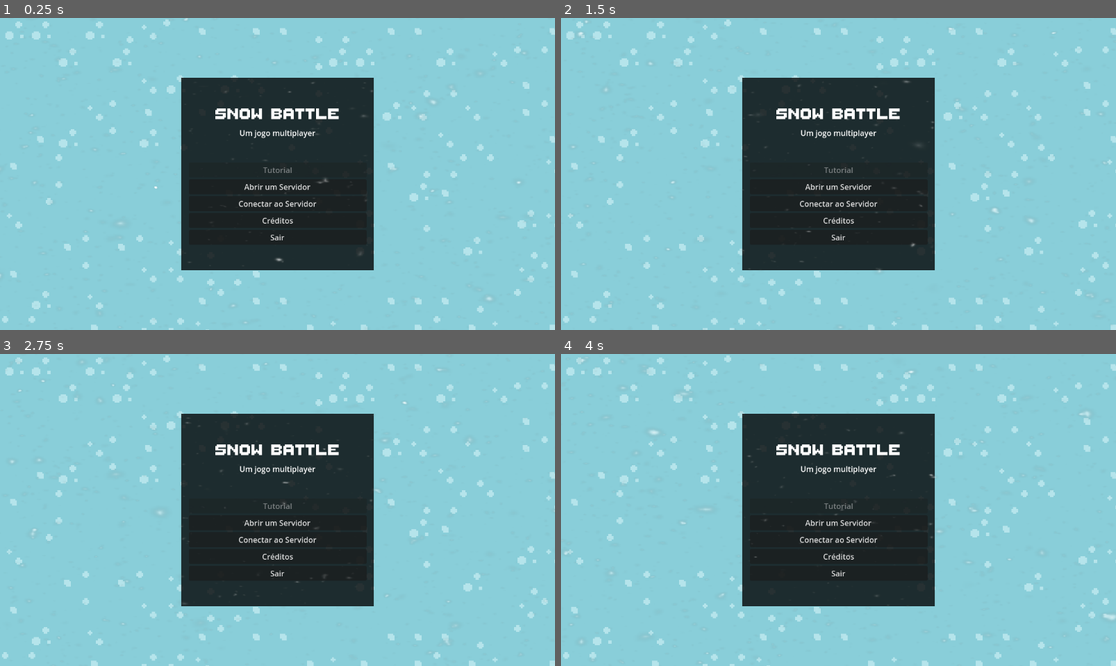
Above: before the commit, frames 1-4 (two rows, left to right).
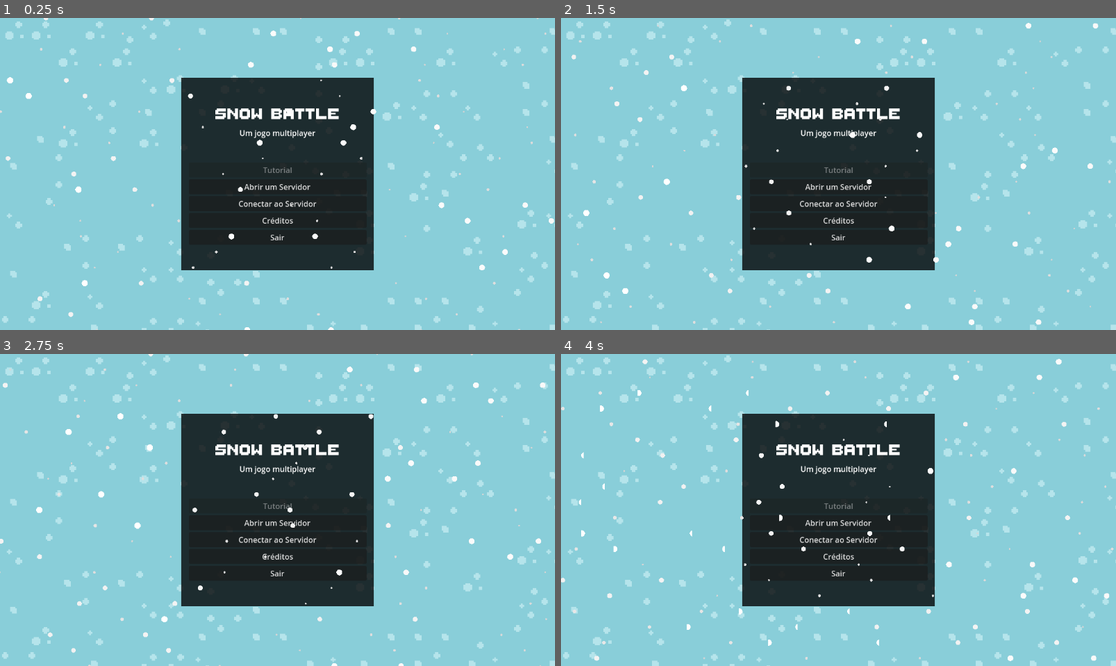
Above: after the commit, the same moments.

Repository: EduardaNunes/Godot-2D-Multiplayer
Game: Godot game, scene res://High_Level_Multiplayer/Scenes/Menu.tscn
Two runs of this game, one before a commit and one after it. Both use one fixed random seed, a clock stepped at 60 frames per second and the inputs below.
Inputs (mouse positions are in pixels of both pictures, inside the frame that each line leads up to):
- Up to frame 1 (0.25 s): no input
- Up to frame 2 (1.5 s): move the mouse to (960, 158) at 0.52 s; hold Right (move_right) 0.53-1.28 s; tap Space (shoot) at 0.6, 1.35 s; move the mouse to (727, 189) at 1.27 s; hold Down (move_down) from 1.28 s (still down)
- Up to frame 3 (2.75 s): move the mouse to (333, 441) at 2.02 s; release Down (move_down) at 2.03 s; hold Right (move_right) from 2.03 s (still down); tap Space (shoot) at 2.1 s
- Up to frame 4 (4 s): move the mouse to (810, 572) at 2.77 s; release Right (move_right) at 2.78 s; hold Up (move_up) 2.78-3.53 s; tap Space (shoot) at 2.85, 3.6 s; move the mouse to (1005, 556) at 3.52 s; hold Left (move_left) from 3.53 s (still down)

The runs differ from the first frame. In frame 1, 0.8% of the frame differs, in the area x 0-100%, y 0-100%; in frame 2, 0.9%; in frame 3, 1.0%; in frame 4, 1.1%, in the area x 0-100%, y 1-100%.

Commit message:
transfer shaders node to new scene + add shaders scene to menus and game trees

Diff:
--- a/High_Level_Multiplayer/Scenes/Credits.tscn
+++ b/High_Level_Multiplayer/Scenes/Credits.tscn
@@ -1,11 +1,11 @@
-[gd_scene load_steps=12 format=4 uid="uid://cg1pbh1isv2f1"]
+[gd_scene load_steps=11 format=4 uid="uid://cg1pbh1isv2f1"]
 
 [ext_resource type="Script" uid="uid://bfwqukmvrsx8m" path="res://High_Level_Multiplayer/Scripts/credits.gd" id="1_dr178"]
 [ext_resource type="Texture2D" uid="uid://rot5773rb54" path="res://High_Level_Multiplayer/Assets/Tileset/spr_tileset_sunnysideworld_16px.png" id="2_luaiw"]
 [ext_resource type="Texture2D" uid="uid://bn5a5lfy5ucdh" path="res://High_Level_Multiplayer/Assets/Tileset/spr_tileset_sunnysideworld_16px_winter_edition.png" id="3_x5suk"]
 [ext_resource type="Texture2D" uid="uid://kkh8fi3mbhwo" path="res://High_Level_Multiplayer/Assets/Sprites/white_block.png" id="4_oyqm0"]
 [ext_resource type="FontFile" uid="uid://brgd3gf6diskh" path="res://High_Level_Multiplayer/Assets/Fonts/ThaleahFat.ttf" id="5_b20xe"]
-[ext_resource type="Shader" uid="uid://cd6b1qpts5lo8" path="res://High_Level_Multiplayer/Shaders/Snow_Shader.gdshader" id="6_luaiw"]
+[ext_resource type="PackedScene" uid="uid://dkonumsfg3hbq" path="res://High_Level_Multiplayer/Scenes/Shaders.tscn" id="6_luaiw"]
 
 [sub_resource type="TileSetAtlasSource" id="TileSetAtlasSource_6ypdf"]
 texture = ExtResource("2_luaiw")
@@ -1812,16 +1812,6 @@
 texture_margin_right = 10.0
 texture_margin_bottom = 10.0
 
-[sub_resource type="ShaderMaterial" id="ShaderMaterial_x5suk"]
-shader = ExtResource("6_luaiw")
-shader_parameter/spread = 0.5
-shader_parameter/size = 5.0
-shader_parameter/snow_color = Color(1, 1, 1, 1)
-shader_parameter/snow_transparency = 0.6830000561925
-shader_parameter/speed = 0.5
-shader_parameter/wind = 0.0
-shader_parameter/num_of_layers = 100
-
 [node name="Credits" type="Control" node_paths=PackedStringArray("buttons")]
 layout_mode = 3
 anchors_preset = 15
@@ -1931,16 +1921,6 @@
 [node name="AudioStreamPlayer2D" type="AudioStreamPlayer2D" parent="."]
 position = Vector2(-59.5, 6)
 
-[node name="Shaders" type="CanvasLayer" parent="."]
-physics_interpolation_mode = 2
-
-[node name="Snowing" type="ColorRect" parent="Shaders"]
-material = SubResource("ShaderMaterial_x5suk")
-anchors_preset = 15
-anchor_right = 1.0
-anchor_bottom = 1.0
-grow_horizontal = 2
-grow_vertical = 2
-mouse_filter = 2
+[node name="Shaders" parent="." instance=ExtResource("6_luaiw")]
 
 [connection signal="pressed" from="Panel/Container/VBoxContainer/Back" to="." method="_on_back_pressed"]
--- a/High_Level_Multiplayer/Scenes/Game.tscn
+++ b/High_Level_Multiplayer/Scenes/Game.tscn
@@ -8,6 +8,7 @@
 [ext_resource type="Script" uid="uid://b5wttodpw2vdn" path="res://High_Level_Multiplayer/Scripts/snowball_spawner.gd" id="5_i0cfy"]
 [ext_resource type="PackedScene" uid="uid://b0f0o3l4rbl1n" path="res://High_Level_Multiplayer/Scenes/Snowball.tscn" id="6_ce125"]
 [ext_resource type="Script" uid="uid://csa6ndy1b8xxu" path="res://High_Level_Multiplayer/Scripts/server_ip_label.gd" id="8_gqw17"]
+[ext_resource type="PackedScene" uid="uid://dkonumsfg3hbq" path="res://High_Level_Multiplayer/Scenes/Shaders.tscn" id="9_830jp"]
 
 [sub_resource type="TileSetAtlasSource" id="TileSetAtlasSource_5m4dx"]
 texture = ExtResource("3_fvlj0")
@@ -3703,3 +3704,5 @@
 
 [node name="MultiplayerSynchronizer" type="MultiplayerSynchronizer" parent="."]
 replication_config = SubResource("SceneReplicationConfig_gqw17")
+
+[node name="Shaders" parent="." instance=ExtResource("9_830jp")]
--- a/High_Level_Multiplayer/Scenes/Menu.tscn
+++ b/High_Level_Multiplayer/Scenes/Menu.tscn
@@ -7,7 +7,7 @@
 [ext_resource type="PackedScene" uid="uid://cg1pbh1isv2f1" path="res://High_Level_Multiplayer/Scenes/Credits.tscn" id="3_4ihmy"]
 [ext_resource type="Texture2D" uid="uid://rot5773rb54" path="res://High_Level_Multiplayer/Assets/Tileset/spr_tileset_sunnysideworld_16px.png" id="3_158ef"]
 [ext_resource type="Texture2D" uid="uid://bn5a5lfy5ucdh" path="res://High_Level_Multiplayer/Assets/Tileset/spr_tileset_sunnysideworld_16px_winter_edition.png" id="4_4ihmy"]
-[ext_resource type="Shader" uid="uid://cd6b1qpts5lo8" path="res://High_Level_Multiplayer/Shaders/Snow_Shader.gdshader" id="8_7mncx"]
+[ext_resource type="PackedScene" uid="uid://dkonumsfg3hbq" path="res://High_Level_Multiplayer/Scenes/Shaders.tscn" id="8_7mncx"]
 
 [sub_resource type="TileSetAtlasSource" id="TileSetAtlasSource_7mncx"]
 texture = ExtResource("3_158ef")
@@ -1814,16 +1814,6 @@
 texture_margin_right = 10.0
 texture_margin_bottom = 10.0
 
-[sub_resource type="ShaderMaterial" id="ShaderMaterial_wvbt5"]
-shader = ExtResource("8_7mncx")
-shader_parameter/spread = 0.5
-shader_parameter/size = 5.0
-shader_parameter/snow_color = Color(1, 1, 1, 1)
-shader_parameter/snow_transparency = 0.6830000561925
-shader_parameter/speed = 0.5
-shader_parameter/wind = 0.0
-shader_parameter/num_of_layers = 100
-
 [node name="Menu" type="Control" node_paths=PackedStringArray("menuButtons")]
 layout_mode = 3
 anchors_preset = 15
@@ -2057,20 +2047,10 @@
 text = "Ok
 "
 
+[node name="Shaders" parent="." instance=ExtResource("8_7mncx")]
+
 [node name="AudioStreamPlayer2D" type="AudioStreamPlayer2D" parent="."]
 position = Vector2(-59.5, 74)
-
-[node name="Shaders" type="CanvasLayer" parent="."]
-physics_interpolation_mode = 2
-
-[node name="Snowing" type="ColorRect" parent="Shaders"]
-material = SubResource("ShaderMaterial_wvbt5")
-anchors_preset = 15
-anchor_right = 1.0
-anchor_bottom = 1.0
-grow_horizontal = 2
-grow_vertical = 2
-mouse_filter = 2
 
 [connection signal="pressed" from="Main/Container/VBoxContainer/VBoxContainer/Tutorial" to="." method="_on_tutorial_pressed"]
 [connection signal="pressed" from="Main/Container/VBoxContainer/VBoxContainer/Host" to="." method="_on_host_pressed"]
--- /dev/null
+++ b/High_Level_Multiplayer/Scenes/Shaders.tscn
@@ -0,0 +1,32 @@
+[gd_scene load_steps=4 format=3 uid="uid://dkonumsfg3hbq"]
+
+[ext_resource type="Shader" uid="uid://d3mwurk00nv43" path="res://High_Level_Multiplayer/Shaders/Waving_Particles_Shader.gdshader" id="1_xr00h"]
+[ext_resource type="Texture2D" uid="uid://cpe7r21tmniwc" path="res://High_Level_Multiplayer/Assets/Sprites/snowball.png" id="2_p3nsh"]
+
+[sub_resource type="ShaderMaterial" id="ShaderMaterial_271tc"]
+shader = ExtResource("1_xr00h")
+shader_parameter/dimensions = Vector2(1152, 648)
+shader_parameter/rows = 20.0
+shader_parameter/columns = 5.0
+shader_parameter/vertical_scroll = 0.5
+shader_parameter/horizontal_scroll = 0.1
+shader_parameter/size_min = 0.10000000149012
+shader_parameter/size_max = 0.40000000596048
+shader_parameter/wave_min = 0.1
+shader_parameter/wave_max = 1.0
+shader_parameter/wave_speed = 0.5
+shader_parameter/wave_rotation = 1.0
+shader_parameter/far_color = Color(0.83033526, 0.83033514, 0.83033514, 1)
+shader_parameter/near_color = Color(1, 1, 1, 1)
+shader_parameter/particle_texture = ExtResource("2_p3nsh")
+
+[node name="Shaders" type="CanvasLayer"]
+
+[node name="ColorRect" type="ColorRect" parent="."]
+material = SubResource("ShaderMaterial_271tc")
+anchors_preset = 15
+anchor_right = 1.0
+anchor_bottom = 1.0
+grow_horizontal = 2
+grow_vertical = 2
+mouse_filter = 2
--- /dev/null
+++ b/High_Level_Multiplayer/Shaders/Waving_Particles_Shader.gdshader
@@ -0,0 +1,79 @@
+// Waving Particles shader by Brian Smith (steampunkdemon.itch.io)
+// MIT licence
+
+shader_type canvas_item;
+
+// Uncomment the following line if you are using a version of Godot before 4:
+//	const float PI = 3.14159;
+
+// Comment out the following line if you are not applying the shader to a ColorRect:
+uniform vec2 dimensions = vec2(1152.0, 648.0); // Resolution of ColorRect in pixels
+
+uniform float rows = 20.0;
+uniform float columns = 5.0;
+uniform float vertical_scroll : hint_range(-1.0, 1.0, 0.01) = 0.5;
+uniform float horizontal_scroll : hint_range(-1.0, 1.0, 0.01) = 0.1;
+uniform float size_min : hint_range(0.1, 1.0, 0.1) = 0.3;
+uniform float size_max : hint_range(0.1, 1.0, 0.1) = 0.7; // If 'size_max' is larger than 0.7 the corners of the particles will be clipped if they are rotating.
+uniform float wave_min : hint_range(0.0, 1.0, 0.1) = 0.1;
+uniform float wave_max : hint_range(0.0, 1.0, 0.1) = 1.0; // If the particles are waving into the neighbouring columns reduce 'wave_max'.
+uniform float wave_speed : hint_range(0.0, 2.0, 0.1) = 0.5;
+uniform float wave_rotation : hint_range(-1.0, 1.0, 0.1) = 1.0;
+
+// Replace the below references to 'source_color' with 'hint_color' if you are using a version of Godot before 4:
+uniform vec4 far_color : source_color = vec4(0.5, 0.5, 0.5, 1.0);
+uniform vec4 near_color : source_color = vec4(1.0, 1.0, 1.0, 1.0);
+
+// Remove the below reference to ': source_color, filter_nearest_mipmap' if you are using a version of Godot before 4.0:
+uniform sampler2D particle_texture : source_color, filter_nearest_mipmap;
+
+float greater_than(float x, float y) {
+	return max(sign(x - y), 0.0);
+}
+
+void fragment() {
+// You can comment out the below line and add a new uniform above as:
+// uniform float time = 10000.0;
+// You can then update the time uniform from your _physics_process function by adding or subtracting delta. You can also pause the particles' motion by not changing the time uniform.
+	float time = 10000.0 + TIME;
+
+// Comment out the following two lines if you are not applying the shader to a TextureRect:
+//	COLOR = texture(TEXTURE,UV); // This line is only required if you are using a version of Godot before 4.
+//	vec2 dimensions = 1.0 / TEXTURE_PIXEL_SIZE;
+
+	float row_rn = fract(sin(floor((UV.y - vertical_scroll * time) * rows)));
+	float column_rn = fract(sin(floor((UV.x + row_rn - horizontal_scroll * time) * columns)));
+	float wave = sin(wave_speed * time + column_rn * 90.0);
+	vec2 uv = (vec2(fract((UV.x + row_rn - horizontal_scroll * time + (wave * (wave_min + (wave_max - wave_min) * column_rn) / columns / 2.0)) * columns), fract((UV.y - vertical_scroll * time) * rows)) * 2.0 - 1.0) * vec2(dimensions.x / dimensions.y * rows / columns, 1.0);
+	float size = size_min + (size_max - size_min) * column_rn;
+	vec4 color = mix(far_color, near_color, column_rn);
+
+// Comment out the below two lines if you do not need or want the particles to rotate:
+	float a = ((column_rn + wave) * wave_rotation) * PI;
+	uv *= mat2(vec2(cos(a), -sin(a)), vec2(sin(a), cos(a)));
+
+// Render particles as circles with soft edges:
+//	COLOR.rgb = mix(COLOR.rgb, color.rgb, max((size - length(uv)) / size, 0.0) * color.a);
+
+// Render particles as circles with hard edges:
+	// COLOR.rgb = mix(COLOR.rgb, color.rgb, greater_than(size, length(uv)) * color.a);
+	float particle_mask = greater_than(size, length(uv));
+	COLOR = vec4(color.rgb, particle_mask * color.a);
+
+// Render particles as crosses with soft edges:
+//	COLOR.rgb = mix(COLOR.rgb, color.rgb, max((size - length(uv)) / size, 0.0) * (max(greater_than(size / 10.0, abs(uv.x)), greater_than(size / 10.0, abs(uv.y)))) * color.a);
+
+// Render particles as crosses with hard edges:
+//	COLOR.rgb = mix(COLOR.rgb, color.rgb, max(greater_than(size / 5.0, abs(uv.x)) * greater_than(size, abs(uv.y)), greater_than(size / 5.0, abs(uv.y)) * greater_than(size, abs(uv.x))) * color.a);
+
+// Render particles as squares:
+//	COLOR.rgb = mix(COLOR.rgb, color.rgb, greater_than(size, abs(uv.x)) * greater_than(size, abs(uv.y)) * color.a);
+
+// Render particles as diamonds:
+//	COLOR.rgb = mix(COLOR.rgb, color.rgb, greater_than(size, abs(uv.y) + abs(uv.x)) * color.a);
+
+// Render particles using the 'particle_texture':
+// The texture should have a border of blank transparent pixels.
+//	vec4 particle_texture_pixel = texture(particle_texture, (uv / size + 1.0) / 2.0) * color;
+//	COLOR.rgb = mix(COLOR.rgb, particle_texture_pixel.rgb, particle_texture_pixel.a);
+}
Not shown: 1 places in High_Level_Multiplayer/Scenes/Game.tscn that only renumber resources
Not shown: 1 places in High_Level_Multiplayer/Scenes/Menu.tscn that only renumber resources
Not shown, added: High_Level_Multiplayer/Shaders/Waving_Particles_Shader.gdshader.uid
